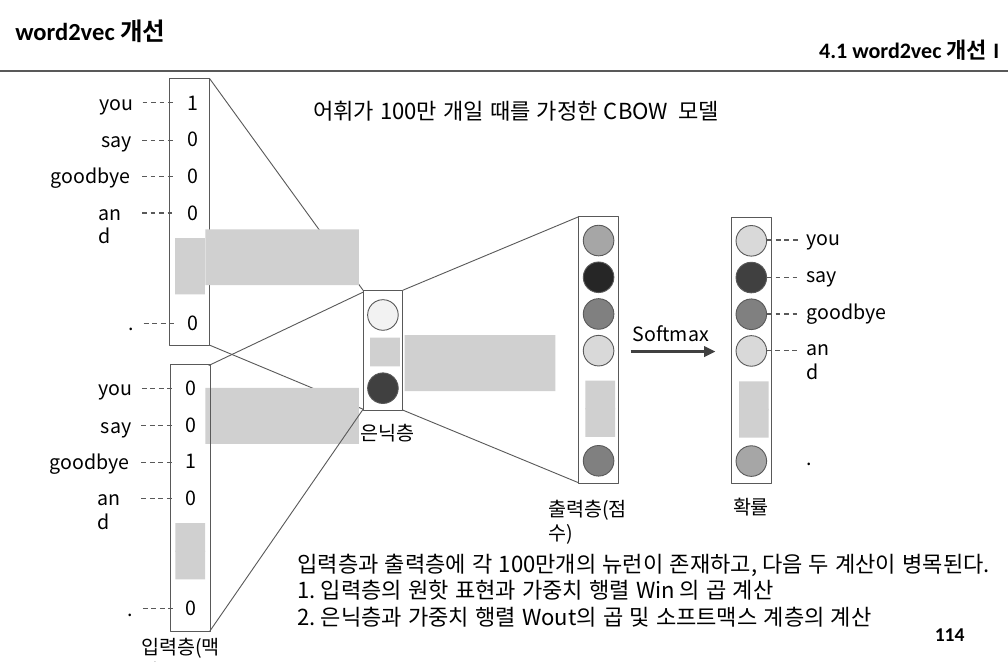
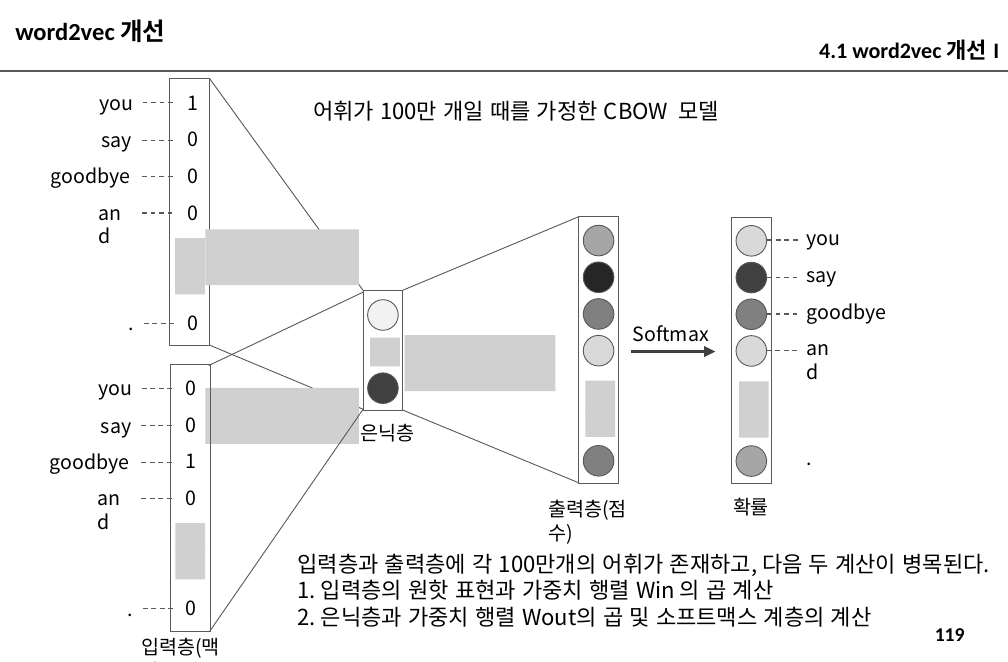
Before and after one commit to imguru-mooc/nlp_week, a slide deck: slide 119 of 인공지능_자연어처리_2_판서.pptx (slide 114 before the commit). Drawn at 1008x662 pixels with LibreOffice and Linux fonts; fonts in the diff are those of the drawing; grey boxes stand for pictures. Boxes give left, top, right and bottom in pixels: in the first picture for what was removed or moved away, otherwise in the second. Text is boxed around its words. In the diff, an @@ line names an element or a change of style, - is before the commit and + after.

```diff
--- a/인공지능_자연어처리_2_판서.pptx
+++ b/인공지능_자연어처리_2_판서.pptx
@@ text at (298, 553, 989, 576): text changed @@
-입력층과 출력층에 각 100만개의 뉴런이 존재하고, 다음 두 계산이 병목된다.
+입력층과 출력층에 각 100만개의 어휘가 존재하고, 다음 두 계산이 병목된다.
@@ page number at (935, 628, 965, 641): text changed @@
-114
+119
```
Also in this commit, not shown: 19 other slides changed, 10 slides added.
